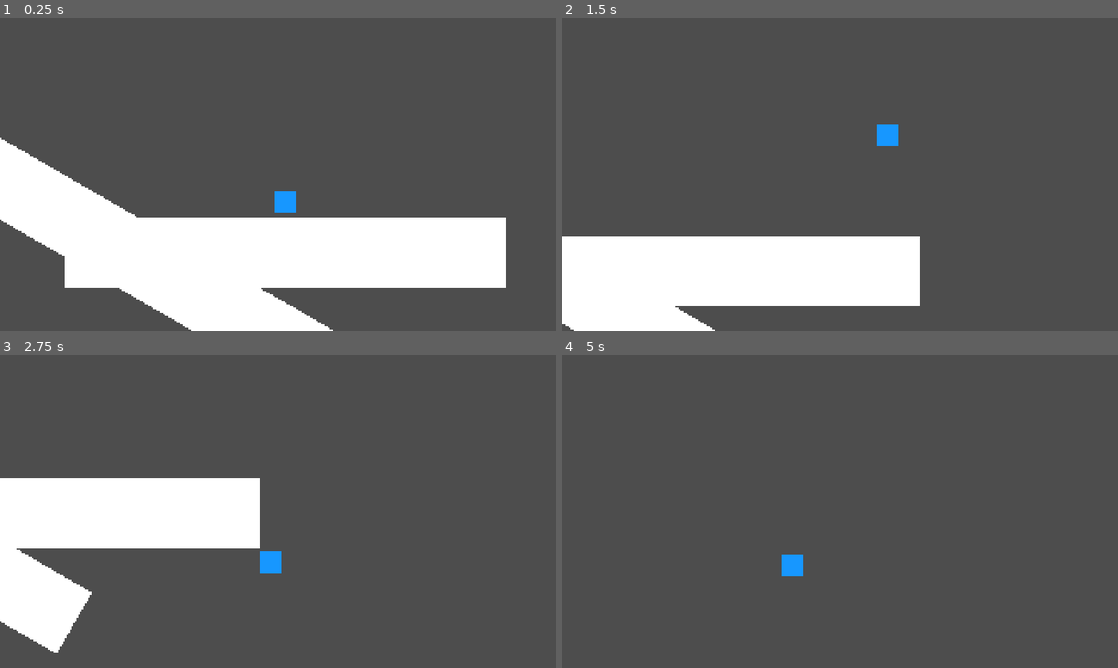
Above: before the commit, frames 1-4 (two rows, left to right).
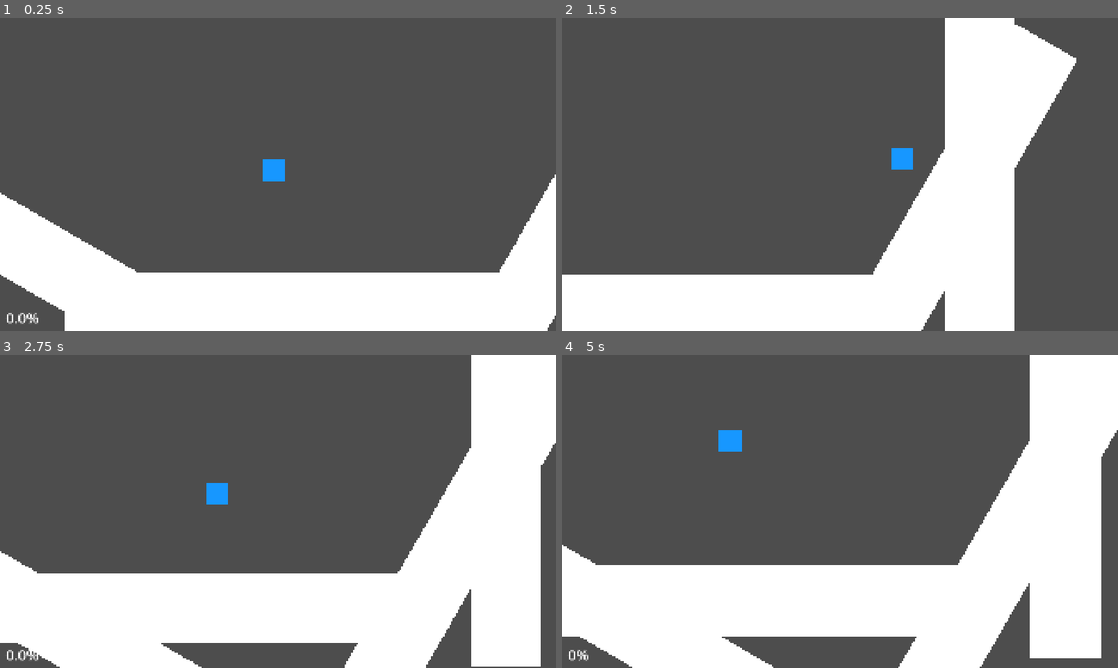
Above: after the commit, the same moments.

Repository: ruzet/SmashUltimateMovementRecreation
Game: Godot game, scene res://MovementTesting.tscn
Same seed, same stepped clock (60 frames per second), same inputs: the game is played once before the commit and once after it.
Inputs:
- Up to frame 1 (0.25 s): no input
- Up to frame 2 (1.5 s): hold X (Dodge) 0.53-1.28 s; hold Right (ui_right) from 0.53 s (still down); tap Z (Jump) at 0.77, 0.8, 1.07, 1.35 s
- Up to frame 3 (2.75 s): tap Z (Jump) at 1.52, 1.82, 2.3 s; tap X (Dodge) at 1.55 s; release Right (ui_right) at 2.03 s; hold Left (ui_left) from 2.03 s (still down); hold X (Dodge) from 2.03 s (still down)
- Up to frame 4 (5 s): release Left (ui_left) at 2.78 s; release X (Dodge) at 2.78 s; hold Right (ui_right) 2.78-4.28 s; tap X (Dodge) at 2.85, 4.35 s; tap Z (Jump) at 3.02, 3.32, 4.52, 4.82 s; hold Z (Jump) 3.53-4.28 s; tap Tab (MultiplierMenu, bound only after the commit) at 4.15 s; hold Left (ui_left) from 4.28 s (still down); tap R (Reset, bound only after the commit) at 4.9 s

The runs differ from the first frame. In frame 1, 29% of the frame differs, in the area x 0-100%, y 38-100%; in frame 2, 28%; in frame 3, 46%, in the area x 0-100%, y 0-100%; in frame 4, 39%.

Commit message:
finished all the ui stuff and made the stage a tiny bit better

Diff:
--- /dev/null
+++ b/GUI.gd
@@ -0,0 +1,75 @@
+extends CanvasLayer
+
+const Multipliers = {
+	"Speed": [0.01, 9999],
+	"Jump": [0.01, 9999],
+	"FallingSpeed": [0.01, 9999],
+	"AirDodge": [0.01, 9999],
+	"Gravity": [0.01, 9999],
+	"Knockback": [0.01, 9999],
+	"Hitstun": [0.01, 9999],
+	"Hitlag": [0.01, 9999],
+}
+
+const KnockbackSettings = {
+	"Angle": [-360, 360],
+	"Damage": [0, 9999],
+	"Weight": [-9999, 9999],
+	"KnockbackScaling": [-9999, 9999],
+	"BaseKnockback": [-9999, 9999],
+	"UnitMultiplier": [-9999, 9999],
+}
+
+func _input(event: InputEvent) -> void:
+	if event.is_action_pressed("MultiplierMenu"):
+		$"Panel".visible = $"Panel".visible
+
+func _ready() -> void:
+	var Player = $"../Player"
+	var TitleTemplate = $"Panel/ScrollContainer/VBoxContainer/Title"
+	var StatTemplate = $"Panel/ScrollContainer/VBoxContainer/Template"
+	var NewTitle1 = TitleTemplate.duplicate()
+	$"Panel/ScrollContainer/VBoxContainer".add_child(NewTitle1)
+	NewTitle1.name = "Multipliers"
+	NewTitle1.text = "Multipliers"
+
+	for Key in Multipliers:
+		var NewStat = StatTemplate.duplicate()
+		var StatLabel = NewStat.find_child("Label", true, false)
+		var StatLineEdit: LineEdit = NewStat.find_child("LineEdit", true, false)
+		$"Panel/ScrollContainer/VBoxContainer".add_child(NewStat)
+		NewStat.name = Key
+		StatLabel.text = Key
+		StatLineEdit.text = str(Player.get("Overall" + Key + "Multiplier"))
+
+		StatLineEdit.text_submitted.connect(func(Text):
+			if float(Text) && float(Text) > Multipliers[Key][0] && float(Text) < Multipliers[Key][1]:
+				Player.set("Overall" + Key + "Multiplier", float(Text))
+			else:
+				StatLineEdit.text = "1"
+				Player.set("Overall" + Key + "Multiplier", 1)
+			)
+
+	var NewTitle2 = TitleTemplate.duplicate()
+	$"Panel/ScrollContainer/VBoxContainer".add_child(NewTitle2)
+	NewTitle2.name = "Knockback Settings"
+	NewTitle2.text = "Knockback Settings"
+
+	for Key in KnockbackSettings:
+		var NewStat = StatTemplate.duplicate()
+		var StatLabel = NewStat.find_child("Label", true, false)
+		var StatLineEdit: LineEdit = NewStat.find_child("LineEdit", true, false)
+		$"Panel/ScrollContainer/VBoxContainer".add_child(NewStat)
+		NewStat.name = Key
+		StatLabel.text = Key
+		StatLineEdit.text = str(Player.get(Key))
+
+		StatLineEdit.text_submitted.connect(func(Text):
+			if float(Text) && float(Text) > KnockbackSettings[Key][0] && float(Text) < KnockbackSettings[Key][1]:
+				Player.set(Key, float(Text))
+			else:
+				StatLineEdit.text = "1"
+				Player.set(Key, 1)
+			)
+	TitleTemplate.visible = false
+	StatTemplate.visible = false
--- a/MovementTesting.tscn
+++ b/MovementTesting.tscn
@@ -1,7 +1,9 @@
 [gd_scene format=3 uid="uid://b5qqhkihip0t6"]
 
 [ext_resource type="Script" uid="uid://1lbc340y3sbs" path="res://Player.gd" id="1_5ace4"]
+[ext_resource type="Script" uid="uid://dao55uu2fe1h3" path="res://GUI.gd" id="1_spa14"]
 [ext_resource type="Script" uid="uid://c1sp35ini3je6" path="res://Camera.gd" id="2_jm8ft"]
+[ext_resource type="Script" uid="uid://bigx1eb80ehlg" path="res://Percent.gd" id="2_niuwx"]
 
 [sub_resource type="CapsuleShape2D" id="CapsuleShape2D_jm8ft"]
 radius = 25.0
@@ -12,8 +14,73 @@
 
 [node name="Stage" type="Node2D" unique_id=731334760]
 
+[node name="GUI" type="CanvasLayer" parent="." unique_id=487979732]
+script = ExtResource("1_spa14")
+
+[node name="Panel" type="Panel" parent="GUI" unique_id=357935652]
+visible = false
+anchors_preset = 8
+anchor_left = 0.5
+anchor_top = 0.5
+anchor_right = 0.5
+anchor_bottom = 0.5
+offset_left = -940.0
+offset_top = -520.0
+offset_right = -520.0
+offset_bottom = 80.0
+grow_horizontal = 2
+grow_vertical = 2
+
+[node name="ScrollContainer" type="ScrollContainer" parent="GUI/Panel" unique_id=513116641]
+layout_mode = 1
+anchors_preset = 15
+anchor_right = 1.0
+anchor_bottom = 1.0
+grow_horizontal = 2
+grow_vertical = 2
+horizontal_scroll_mode = 0
+
+[node name="VBoxContainer" type="VBoxContainer" parent="GUI/Panel/ScrollContainer" unique_id=591659071]
+layout_mode = 2
+size_flags_horizontal = 3
+
+[node name="Title" type="Label" parent="GUI/Panel/ScrollContainer/VBoxContainer" unique_id=253732690]
+custom_minimum_size = Vector2(150, 50)
+layout_mode = 2
+theme_override_font_sizes/font_size = 35
+horizontal_alignment = 1
+vertical_alignment = 1
+
+[node name="Template" type="HBoxContainer" parent="GUI/Panel/ScrollContainer/VBoxContainer" unique_id=66890652]
+custom_minimum_size = Vector2(0, 50)
+layout_mode = 2
+
+[node name="Label" type="Label" parent="GUI/Panel/ScrollContainer/VBoxContainer/Template" unique_id=216722028]
+custom_minimum_size = Vector2(150, 50)
+layout_mode = 2
+theme_override_font_sizes/font_size = 25
+horizontal_alignment = 1
+vertical_alignment = 1
+
+[node name="LineEdit" type="LineEdit" parent="GUI/Panel/ScrollContainer/VBoxContainer/Template" unique_id=625618321]
+layout_mode = 2
+size_flags_horizontal = 3
+focus_mode = 1
+theme_override_font_sizes/font_size = 25
+alignment = 1
+select_all_on_focus = true
+
+[node name="Label" type="Label" parent="GUI" unique_id=446171992]
+offset_left = 20.0
+offset_top = 1000.0
+offset_right = 134.0
+offset_bottom = 1069.0
+theme_override_font_sizes/font_size = 50
+text = "0.0%"
+script = ExtResource("2_niuwx")
+
 [node name="Player" type="CharacterBody2D" parent="." unique_id=651840315]
-position = Vector2(935, 600)
+position = Vector2(935, 400)
 script = ExtResource("1_5ace4")
 
 [node name="CollisionShape2D" type="CollisionShape2D" parent="Player" unique_id=1507815415]
@@ -53,14 +120,94 @@
 grow_horizontal = 2
 grow_vertical = 2
 
-[node name="Slope" type="StaticBody2D" parent="." unique_id=1020423347]
+[node name="Ceiling" type="StaticBody2D" parent="." unique_id=1781218040]
+position = Vector2(960, 0)
+scale = Vector2(1.5, 1)
+
+[node name="CollisionShape2D" type="CollisionShape2D" parent="Ceiling" unique_id=1576219494]
+shape = SubResource("RectangleShape2D_rq3qu")
+
+[node name="ColorRect" type="ColorRect" parent="Ceiling" unique_id=417205620]
+anchors_preset = 8
+anchor_left = 0.5
+anchor_top = 0.5
+anchor_right = 0.5
+anchor_bottom = 0.5
+offset_left = -507.5
+offset_top = -81.5
+offset_right = 507.5
+offset_bottom = 81.5
+grow_horizontal = 2
+grow_vertical = 2
+
+[node name="Slope1" type="StaticBody2D" parent="." unique_id=1020423347]
 position = Vector2(600, 775)
 rotation = 0.5235988
 
-[node name="CollisionShape2D" type="CollisionShape2D" parent="Slope" unique_id=392083708]
-shape = SubResource("RectangleShape2D_rq3qu")
-
-[node name="ColorRect" type="ColorRect" parent="Slope" unique_id=1697466478]
+[node name="CollisionShape2D" type="CollisionShape2D" parent="Slope1" unique_id=392083708]
+shape = SubResource("RectangleShape2D_rq3qu")
+
+[node name="ColorRect" type="ColorRect" parent="Slope1" unique_id=1697466478]
+anchors_preset = 8
+anchor_left = 0.5
+anchor_top = 0.5
+anchor_right = 0.5
+anchor_bottom = 0.5
+offset_left = -507.5
+offset_top = -81.5
+offset_right = 507.5
+offset_bottom = 81.5
+grow_horizontal = 2
+grow_vertical = 2
+
+[node name="Slope2" type="StaticBody2D" parent="." unique_id=1722211491]
+position = Vector2(1600, 600)
+rotation = -1.0471976
+
+[node name="CollisionShape2D" type="CollisionShape2D" parent="Slope2" unique_id=786840040]
+shape = SubResource("RectangleShape2D_rq3qu")
+
+[node name="ColorRect" type="ColorRect" parent="Slope2" unique_id=1953721147]
+anchors_preset = 8
+anchor_left = 0.5
+anchor_top = 0.5
+anchor_right = 0.5
+anchor_bottom = 0.5
+offset_left = -507.5
+offset_top = -81.5
+offset_right = 507.5
+offset_bottom = 81.5
+grow_horizontal = 2
+grow_vertical = 2
+
+[node name="Wall1" type="StaticBody2D" parent="." unique_id=1619634704]
+position = Vector2(200, 400)
+rotation = 1.5707964
+
+[node name="CollisionShape2D" type="CollisionShape2D" parent="Wall1" unique_id=1682927854]
+shape = SubResource("RectangleShape2D_rq3qu")
+
+[node name="ColorRect" type="ColorRect" parent="Wall1" unique_id=2103750242]
+anchors_preset = 8
+anchor_left = 0.5
+anchor_top = 0.5
+anchor_right = 0.5
+anchor_bottom = 0.5
+offset_left = -507.5
+offset_top = -81.5
+offset_right = 507.5
+offset_bottom = 81.5
+grow_horizontal = 2
+grow_vertical = 2
+
+[node name="Wall2" type="StaticBody2D" parent="." unique_id=1664879231]
+position = Vector2(1700, 400)
+rotation = 1.5707964
+
+[node name="CollisionShape2D" type="CollisionShape2D" parent="Wall2" unique_id=1302654913]
+shape = SubResource("RectangleShape2D_rq3qu")
+
+[node name="ColorRect" type="ColorRect" parent="Wall2" unique_id=1335797585]
 anchors_preset = 8
 anchor_left = 0.5
 anchor_top = 0.5
--- /dev/null
+++ b/Percent.gd
@@ -0,0 +1,5 @@
+extends Label
+
+func _process(_delta: float) -> void:
+	var Player = $"../../Player"
+	self.text = str(Player.get("Percent")) + "%"
--- a/Player.gd
+++ b/Player.gd
@@ -28,6 +28,14 @@
 @export var OverallHitstunMultiplier = 1
 @export var OverallHitlagMultiplier = 1
 
+@export var Angle = 45
+@export var Damage = 8
+@export var Weight = 100
+@export var KnockbackScaling = 1
+@export var BaseKnockback = 80
+@export var UnitMultiplier = 1
+@export var Percent = 0.0
+
 var KBLaunchScale = 0.03 * 60.0 * 3.0
 var KBDecayPerSecond = 0.051 * 3600.0 * 4.0
 var KBHitstunGravity = Gravity * 0.8
@@ -35,7 +43,6 @@
 var XVelocity = 0
 var YVelocity = 0
 var CurrentJumps = 2
-var Percent = 50
 var TimeInAir = 0
 var DashSpeed = 0
 var DashDecel = 0
@@ -64,15 +71,14 @@
 	await get_tree().create_timer(0.05).timeout
 	ResetJumpDebounce = false
 
-func ProcessHitlag(Damage, HitlagMultiplier):
-	var HitlagFrames = floor((Damage * 0.65 + 6) * HitlagMultiplier)
+func ProcessHitlag():
+	var HitlagFrames = floor((Damage * 0.65 + 6) * OverallHitlagMultiplier)
 	StartingHitlagTimer = HitlagFrames / 60
 	HitlagTimer = StartingHitlagTimer
 	Hitlag = true
 
-func ProcessKnockback(Angle, Damage, Weight, KnockbackScaling, BaseKnockback, Multiplier):
-	Percent += Damage
-	var KnockbackUnits = ((((((Percent / 10) + ((Percent * Damage) / 20)) * (200 / (Weight + 100)) * 1.4) + 18) * KnockbackScaling) + BaseKnockback) * Multiplier
+func ProcessKnockback():
+	var KnockbackUnits = ((((((Percent / 10.0) + ((Percent * Damage) / 20.0)) * (200.0 / (Weight + 100)) * 1.4) + 18) * KnockbackScaling) + BaseKnockback) * UnitMultiplier
 	Dodging = false
 	AirDodging = false
 	$"ColorRect".rotation_degrees = 0
@@ -84,9 +90,10 @@
 	XVelocity = 0
 	YVelocity = 0
 
-func Attack(Angle, Damage, Weight, KnockbackScaling, BaseKnockback, KnockbackMultiplier, HitlagMultiplier):
-	ProcessKnockback(Angle, Damage, Weight, KnockbackScaling, BaseKnockback, KnockbackMultiplier)
-	ProcessHitlag(Damage, HitlagMultiplier)
+func Attack():
+	Percent += Damage
+	ProcessKnockback()
+	ProcessHitlag()
 
 func UpdateValues():
 	KBLaunchScale = 0.03 * 60.0 * 3.0 * OverallKnockbackMultiplier
@@ -110,8 +117,8 @@
 	AirDodging = true
 	$"ColorRect".color = Color.from_rgba8(115, 184, 255)
 	$"ColorRect".rotation_degrees = 45
-	if VectorDirection.x != 0: XVelocity = AirDodgeXVelocity * VectorDirection.x
-	if VectorDirection.y != 0: YVelocity = AirDodgeYVelocity * VectorDirection.y
+	if VectorDirection.x != 0: XVelocity = AirDodgeXVelocity * OverallAirDodgeMultiplier * VectorDirection.x
+	if VectorDirection.y != 0: YVelocity = AirDodgeYVelocity * OverallAirDodgeMultiplier * VectorDirection.y
 	await get_tree().create_timer(0.5).timeout
 	$"ColorRect".rotation_degrees = 0
 	$"ColorRect".color = Color.from_rgba8(23, 151, 255)
@@ -149,6 +156,7 @@
 		return
 
 func _input(event: InputEvent) -> void:
+	UpdateValues()
 	var Direction = Input.get_axis("ui_left", "ui_right")
 	if event.is_action_pressed("Jump"):
 		IsJumping = true
@@ -172,7 +180,21 @@
 		else:
 			AirDodge()
 	elif event.is_action_pressed("Knockback"):
-		Attack(305, 10, 100, 1, 80, 1, 1)
+		Attack()
+	elif event.is_action_pressed("Reset"):
+		KnockbackVelocity = Vector2.ZERO
+		DashFloorNormal = Vector2.UP
+		DashTangent = Vector2.RIGHT
+		Percent = 0
+		XVelocity = 0
+		YVelocity = 0
+		HitlagTimer = 0
+		HitstunTimer = 0
+		Hitlag = false
+		Hitstun = false
+		AirDodging = false
+		self.velocity = Vector2.ZERO
+		self.position = Vector2(935.0, 400)
 
 func _physics_process(delta: float) -> void:
 	var Direction = Input.get_axis("ui_left", "ui_right")
@@ -187,14 +209,13 @@
 			$"ColorRect".color = Color.from_rgba8(23, 151, 255)
 	if HitlagTimer > 0:
 		ShakeOffset = max(remap(HitlagTimer, StartingHitlagTimer * 0.4, StartingHitlagTimer, 0, 10), 0)
-		print(remap(HitlagTimer, StartingHitlagTimer * 0.2, StartingHitlagTimer, 0, 7))
 		$"ColorRect".color = Color.from_rgba8(23, 151, 255)
 		$"ColorRect".rotation_degrees = 30 * KnockbackVelocity.sign().x
 		$"ColorRect".position.x = ShakeOffset * ShakeDirection
 		ShakeDirection = -ShakeDirection
 		HitlagTimer -= delta
 	else:
-		$"ColorRect".position.x = 0
+		$"ColorRect".position.x = -25
 
 	Hitstun = HitstunTimer > 0
 	Hitlag = HitlagTimer > 0
--- a/project.godot
+++ b/project.godot
@@ -39,6 +39,16 @@
 "events": [Object(InputEventKey,"resource_local_to_scene":false,"resource_name":"","device":-1,"window_id":0,"alt_press …(191 unchanged characters)…
 ]
 }
+Reset={
+"deadzone": 0.2,
+"events": [Object(InputEventKey,"resource_local_to_scene":false,"resource_name":"","device":-1,"window_id":0,"alt_pressed":false,"shift_pressed":false,"ctrl_pressed":false,"meta_pressed":false,"pressed":false,"keycode":0,"physical_keycode":82,"key_label":0,"unicode":114,"location":0,"echo":false,"script":null)
+]
+}
+MultiplierMenu={
+"deadzone": 0.2,
+"events": [Object(InputEventKey,"resource_local_to_scene":false,"resource_name":"","device":-1,"window_id":0,"alt_pressed":false,"shift_pressed":false,"ctrl_pressed":false,"meta_pressed":false,"pressed":false,"keycode":0,"physical_keycode":4194306,"key_label":0,"unicode":0,"location":0,"echo":false,"script":null)
+]
+}
 
 [physics]
 
Not shown, added: GUI.gd.uid
Not shown, added: Percent.gd.uid
